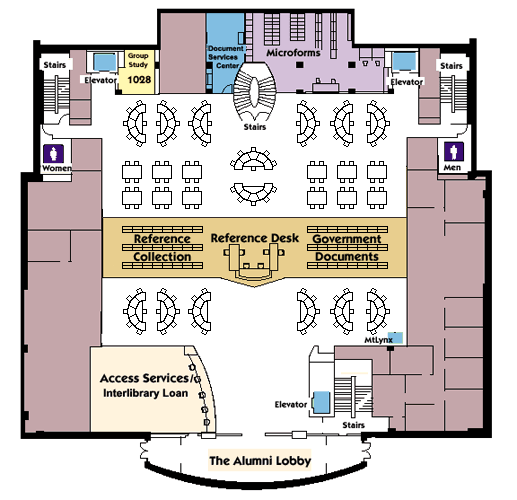
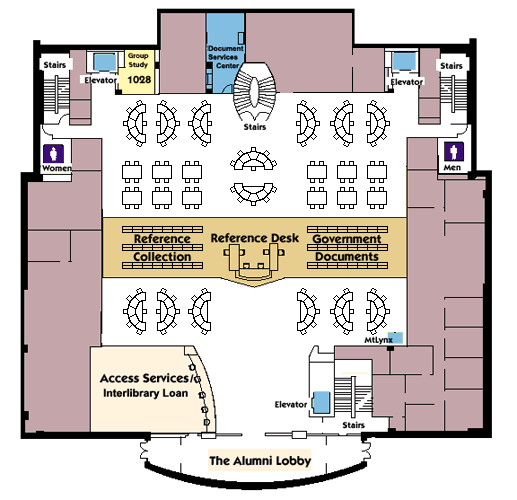
Layered file, before and after one edit (517 × 500). Changes by layer:
painted on "Background" over (245, 13, 395, 95)
